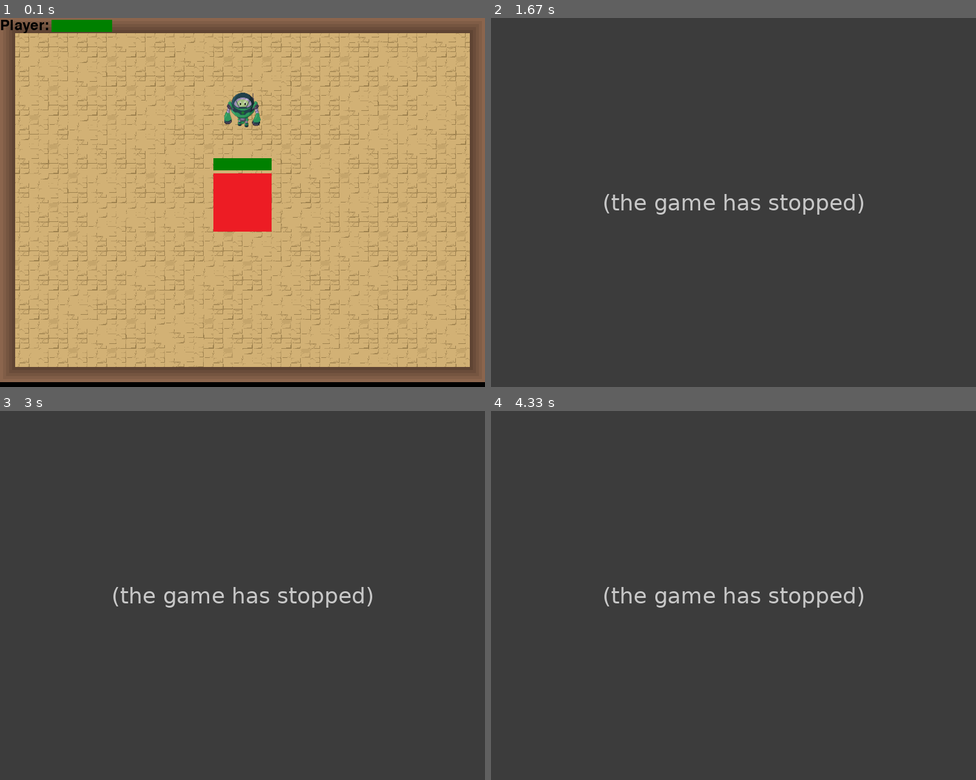
Above: before the commit, frames 1-4 (two rows, left to right).
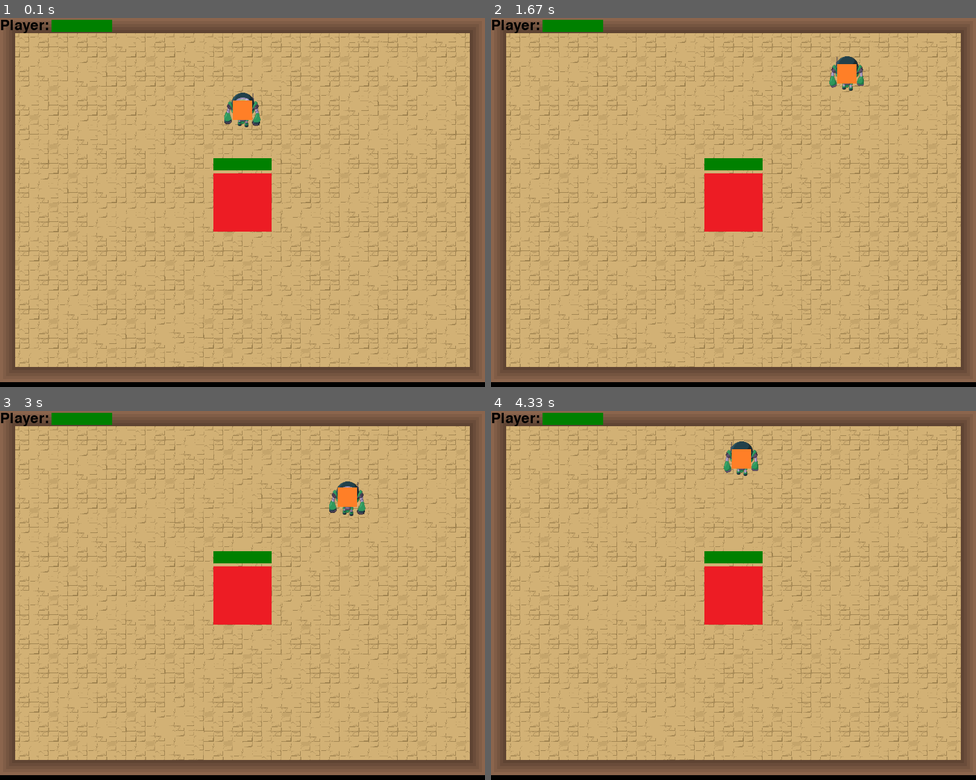
Above: after the commit, the same moments.

Repository: CodaKids/coda-kids
Game: pygame game, started from project-solutions/level-6/BossBattle.py
Two runs of this game, one before a commit and one after it. Both use one fixed random seed, a clock stepped at 60 frames per second and the inputs below.
Inputs:
- Up to frame 1 (0.1 s): no input
- Up to frame 2 (1.67 s): hold Space 0.33-0.8 s; hold Right 0.33-0.8 s; hold Right 0.83-1.3 s; hold Up 1.33-1.63 s
- Up to frame 3 (3 s): hold Right 1.67-2.13 s; hold Left 2.17-2.7 s; hold Down from 2.73 s (still down)
- Up to frame 4 (4.33 s): release Down at 3.03 s; hold Space 3.07-3.47 s; hold Left 3.07-3.47 s; hold Left 3.5-3.9 s; hold Up 3.93-4.3 s

The runs differ from the first frame. In frame 1, 0.2% of the frame differs, in the area x 48-52%, y 22-28%; in frame 2, 100%, in the area x 0-100%, y 0-100%; in frame 3, 100%; in frame 4, 100%.
Error before the commit: TypeError: player_attack() missing 1 required positional argument: 'delta_time' (BossBattle....; the game stopped at 0.33 s (later frames are placeholders)

Commit message:
Added attack animations

Diff:
--- a/project-solutions/level-6/BossBattle.py
+++ b/project-solutions/level-6/BossBattle.py
@@ -13,14 +13,23 @@
     if MY.player.location.y > window_length - (MY.wall_height + 20):
         MY.player.location.y = window_length - (MY.wall_height + 20)
 
-    MY.player_hitbox.location = pygame.math.Vector2(x_value, y_value)
+    MY.player_hitbox.location = pygame.math.Vector2(MY.player.location.x, MY.player.location.y)
+    timer = CountdownTimer(0.2)
+    MY.player_hitbox.active = True
 
     if MY.player_hitbox.active and MY.boss.collides_with(MY.player_hitbox):
-        MY.boss_health -= 10
+        MY.boss_health -= 1
         MY.player_hitbox.active = False
 
     if key_held_down(pygame.K_SPACE):
-        player_attack()
+        if timer.tick(delta_time):
+            MY.player_hitbox.active = False
+        if timer.current_time > timer.max_time * 0:
+            player_attack(delta_time)
+        if timer.current_time > timer.max_time * 1/3:
+            player_attack(delta_time)
+        if timer.current_time > timer.max_time * 2/3:
+            player_attack(delta_time)
 
     count = -1
     for bullet in MY.bullets:
@@ -43,9 +52,12 @@
 
     check_stop()
 
+    check_win()
+
 # States
 import BossBattle
 Manager.register(BossBattle)
+Manager.register(GameOver)
 
 # Run the game
 Manager.run(SCREEN, WINDOW, BLACK)
--- a/project-solutions/level-6/init.py
+++ b/project-solutions/level-6/init.py
@@ -522,9 +522,6 @@
 #load sprites constants
 BOSS_IMAGE = Image("assets/boss.png")
 PROJECTILE_IMAGE = Image("assets/projectile.png")
-PLAYER_ATTACK_1_IMAGE = Image("assets/attack_1.png")
-PLAYER_ATTACK_2_IMAGE = Image("assets/attack_2.png")
-PLAYER_ATTACK_3_IMAGE = Image("assets/attack_3.png")
 BACKGROUND_IMAGE = Image("assets/Background.png")
 
 #constants
@@ -536,23 +533,31 @@
 class Data:
     """Modifiable data"""
     player_walk_forward_sheet = SpriteSheet("assets/paul_front_run_12fps.png", (64, 64))
+    player_walk_backward_sheet = SpriteSheet("assets/paul_back_run_12fps.png", (64, 64))
+    player_walk_left_sheet = SpriteSheet("assets/paul_side_run_left_12fps.png", (64, 64))
+    player_walk_right_sheet = SpriteSheet("assets/paul_side_run_right_12fps.png", (64, 64))
+    player_attack_forward_sheet = SpriteSheet("assets/paul_front_attack_12fps.png", (100, 100))
+    player_attack_backward_sheet = SpriteSheet("assets/paul_back_attack_12fps.png", (100, 100))
+    player_attack_left_sheet = SpriteSheet("assets/paul_side_attack_left_12fps.png", (128, 64))
+    player_attack_right_sheet = SpriteSheet("assets/paul_side_attack_right_12fps.png", (128, 64))
     walk_forward = Animator(player_walk_forward_sheet, 1)
-    player_walk_backward_sheet = SpriteSheet("assets/paul_back_run_12fps.png", (64, 64))
+    attack_forward = Animator(player_attack_forward_sheet, 0.5)
     walk_backward = Animator(player_walk_backward_sheet, 1)
-    player_walk_left_sheet = SpriteSheet("assets/paul_side_run_left_12fps.png", (64, 64))
+    attack_backward = Animator(player_attack_backward_sheet, 0.5)
     walk_left = Animator(player_walk_left_sheet, 1)
-    player_walk_right_sheet = SpriteSheet("assets/paul_side_run_right_12fps.png", (64, 64))
+    attack_left = Animator(player_attack_left_sheet, 0.5)
     walk_right = Animator(player_walk_right_sheet, 1)
-    floors = []
-    walls = []
+    attack_right = Animator(player_attack_right_sheet, 0.5)
+    player = Object(player_walk_forward_sheet.image_at(2))
+    player_start_position = pygame.math.Vector2(0, 0)
+    player_health = 100
+    player_dir = DOWN
+    player_text = TextObject(BLACK, 24, "Player: ")
+    player_hitbox = Object(PROJECTILE_IMAGE)
     wall_height = 45
-    player_start_position = pygame.math.Vector2(0, 0)
     boss_start_position = pygame.math.Vector2(0, 0)
-    player = Object(player_walk_forward_sheet.image_at(2))
     boss = Object(BOSS_IMAGE)
-    player_health = 100
     boss_health = 300
-    player_dir = DOWN
     timer1 = CountdownTimer(0.1)
     timer3 = CountdownTimer(0.1)
     numberOfBullets = 0
@@ -561,8 +566,6 @@
     rotation_speed = 180
     state = 0
     last_state = 2
-    player_text = TextObject(BLACK, 24, "Player: ")
-    player_hitbox = Object(PROJECTILE_IMAGE)
     index = 0
 
 MY = Data()
@@ -627,29 +630,21 @@
         MY.boss.rotation = 0
         state.owner.current_state = 2
 
-def player_attack_init(state, delta_time):
-    state.timer = CountdownTimer(0.2)
-    MY.player_hitbox.active = True
-
-def player_attack_update(state, delta_time):
-    if state.timer.tick(delta_time):
-        state.owner.current_state = 0
-        MY.player_hitbox.active = False
-    if state.timer.current_time > state.timer.max_time * 0:
-        MY.player.sprite = PLAYER_ATTACK_1_IMAGE
-    if state.timer.current_time > state.timer.max_time * 1/3:
-        MY.player.sprite = PLAYER_ATTACK_2_IMAGE
-    if state.timer.current_time > state.timer.max_time * 2/3:
-        MY.player.sprite = PLAYER_ATTACK_3_IMAGE
-
 def player_attack(delta_time):
-    pass
+    if MY.player_dir == UP:
+        MY.player.sprite = MY.attack_backward
+    elif MY.player_dir == DOWN:
+        MY.player.sprite = MY.attack_forward
+    elif MY.player_dir == LEFT:
+        MY.player.sprite = MY.attack_left
+    elif MY.player_dir == RIGHT:
+        MY.player.sprite = MY.attack_right
 
 def player_move_update(delta_time):
     moving = (key_held_down(pygame.K_RIGHT) or key_held_down(pygame.K_LEFT) or
               key_held_down(pygame.K_DOWN) or key_held_down(pygame.K_UP))
 
-    if not moving:
+    if not moving and not key_held_down(pygame.K_SPACE):
         if MY.player_dir == UP:
             MY.player.sprite = MY.player_walk_backward_sheet.image_at(2)
         elif MY.player_dir == DOWN:
@@ -687,12 +682,6 @@
 
 def draw(screen):
     """Draws the state to the given screen."""
-    for floor in MY.floors:
-        floor.draw(screen)
-
-    for wall in MY.walls:
-        wall.draw(screen)
-
     for bullet in MY.bullets:
         if  bullet.active:
             bullet.draw(screen)
@@ -706,10 +695,60 @@
     health_bar(screen, MY.player_health, 100, (100, 20), (85, 3))
     health_bar(screen, MY.boss_health, 300, (MY.boss.width(), 20), MY.boss.location - (MY.boss.width() / 2, (MY.boss.height() / 2) + 25))
 
-def cleanup():
-    """Cleans up the Intro State."""
-
 def update_player(delta_time):
     """Updates the position of the players in the game window."""
     player_move_update(delta_time)
     MY.player.update(delta_time)
+
+def check_win():
+    """Check win condition and change state if a player has won the game"""
+    if MY.boss_health < 1:
+        Manager.current = 1
+        MY.state = 1
+        MY.display_text = TextObject(WHITE, 24, "You win!")
+
+    elif MY.player_health < 1:
+        Manager.current = 1
+        MY.state = 1
+        MY.display_text = TextObject(WHITE, 24, "You lose!")
+
+def cleanup():
+    """Cleans up the Intro State."""
+
+class GameOver:
+    """Restarter class to be loaded if Player 1 wins."""
+    # load sprites
+    # IMAGE_GAMEOVER = Image("assets/GameOverBackground.png")
+    # IMAGE_BUTTON = Image("assets/ReplayButton.png")
+
+    # modifiable data
+    class Data:
+        """place changable state variables here."""
+        # gameoverbackground = Object(IMAGE_GAMEOVER)
+        # restart_button = Object(IMAGE_BUTTON)
+        display_text = TextObject(WHITE, 24, "Player 1 wins! Play again?")
+
+    MY = Data()
+
+    def initialize(self, window):
+        """Initializes the restart menu state."""
+        MY.gameoverbackground.location = window / 2
+        MY.restart_button.location = window / 2
+
+    def update(self, delta_time):
+        """Updates the restart menu state."""
+        for event in pygame.event.get():
+            if event.type == pygame.QUIT:
+                stop()
+            if event.type == pygame.MOUSEBUTTONDOWN and event.button == 1:
+                if MY.restart_button.collides_with_point(pygame.mouse.get_pos()):
+                    Manager.current = 0
+
+    def cleanup(self):
+        """Cleans up the restart menu state."""
+
+    def draw(self, screen):
+        """Draws the restart menu state."""
+        # MY.gameoverbackground.draw(screen)
+        # MY.restart_button.draw(screen)
+        MY.display_text.draw(screen)
Binary file removed: project-solutions/level-6/assets/attack_1.png
Binary file removed: project-solutions/level-6/assets/attack_2.png
Binary file removed: project-solutions/level-6/assets/attack_3.png
Binary file removed: project-solutions/level-6/assets/paul/paul_back_attack.gif
Binary file removed: project-solutions/level-6/assets/paul/paul_front_attack.gif
Binary file removed: project-solutions/level-6/assets/paul/paul_side_attack_01.gif
Binary file removed: project-solutions/level-6/assets/paul/paul_side_attack_02.gif
Renamed: project-solutions/level-6/assets/paul/paul_back_attack_12fps.png -> project-solutions/level-6/assets/paul_back_attack_12fps.png
Renamed: project-solutions/level-6/assets/paul/paul_front_attack_12fps.png -> project-solutions/level-6/assets/paul_front_attack_12fps.png
Renamed: project-solutions/level-6/assets/paul/paul_side_attack_01_12fps.png -> project-solutions/level-6/assets/paul_side_attack_left_12fps.png
Renamed: project-solutions/level-6/assets/paul/paul_side_attack_02_12fps.png -> project-solutions/level-6/assets/paul_side_attack_right_12fps.png
